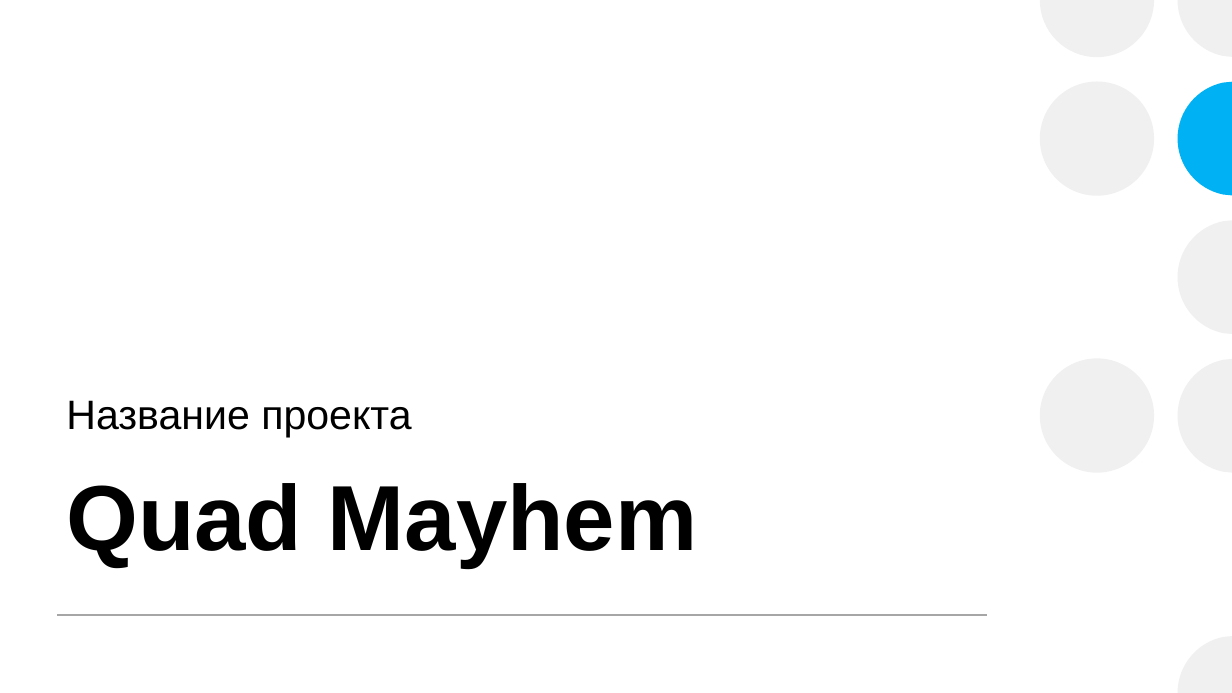
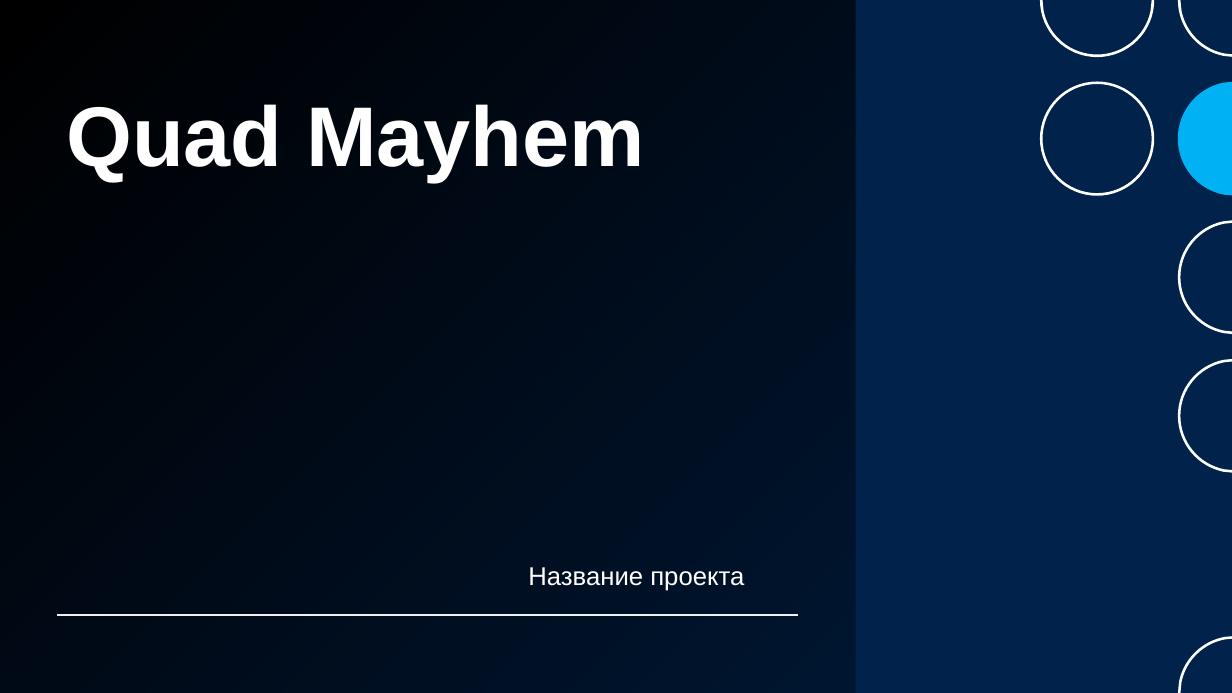
Before and after one commit to Lucian-y02/Quad-Mayhem, a slide deck: slide 2 of Проект pygame.pptx. Drawn at 1232x693 pixels with LibreOffice and Linux fonts; fonts in the diff are those of the drawing; background and template pictures are left out. Boxes give left, top, right and bottom in pixels: in the first picture for what was removed or moved away, otherwise in the second. Text is boxed around its words. In the diff, an @@ line names an element or a change of style, - is before the commit and + after.

Commit message:
ust // presentation

```diff
--- a/Проект pygame.pptx
+++ b/Проект pygame.pptx
@@ background #FFFFFF to picture (left out) @@
@@ rectangle at box(0, 0, 1232, 693): fill #FFFFFF to #00224B @@
@@ rectangle added at box(0, 0, 856, 693), fill gradient #000000 @@
@@ title "Quad Mayhem": place and size @@
-title "Quad Mayhem" at box(66, 483, 698, 567)
+title "Quad Mayhem" at box(66, 104, 645, 182)
@@ title "Quad Mayhem" at box(66, 104, 645, 182): size 72 to 66 pt, text colour #000000 to #FFFFFF @@
@@ ellipse removed at box(1040, 81, 1154, 196) @@
@@ fill #EFF0EF to #00224B in 13 elements at box(902, 0, 1017, 57), box(1178, 497, 1232, 611), box(627, 0, 741, 57), box(764, 636, 879, 693), box(764, 0, 879, 57), box(1040, 636, 1154, 693), box(1040, 0, 1154, 57), box(1177, 636, 1232, 693), box(1177, 359, 1232, 472), box(1177, 220, 1232, 334), box(1177, 0, 1232, 57), box(1178, 81, 1232, 195), box(1177, 81, 1232, 195) @@
@@ freeform shape at box(1178, 82, 1232, 196): outline redrawn @@
@@ ellipse removed at box(1040, 359, 1154, 473) @@
@@ text "Название проекта": place and size @@
-text "Название проекта" at box(66, 400, 411, 437)
+text "Название проекта" at box(528, 567, 744, 591)
@@ text "Название проекта" at box(528, 567, 744, 591): size 32 to 20 pt, text colour #000000 to #FFFFFF @@
@@ line moved from (57, 616) - (987, 616) to (57, 616) - (799, 616) @@
@@ line (57, 616) - (799, 616): stroke #A6A6A6 1 pt to #EFF0EF 1 pt @@
@@ group added at box(1041, 0, 1232, 693): 6 freeform shapes @@
```
Also in this commit, not shown: 2 other slides changed, 9 slides added.
